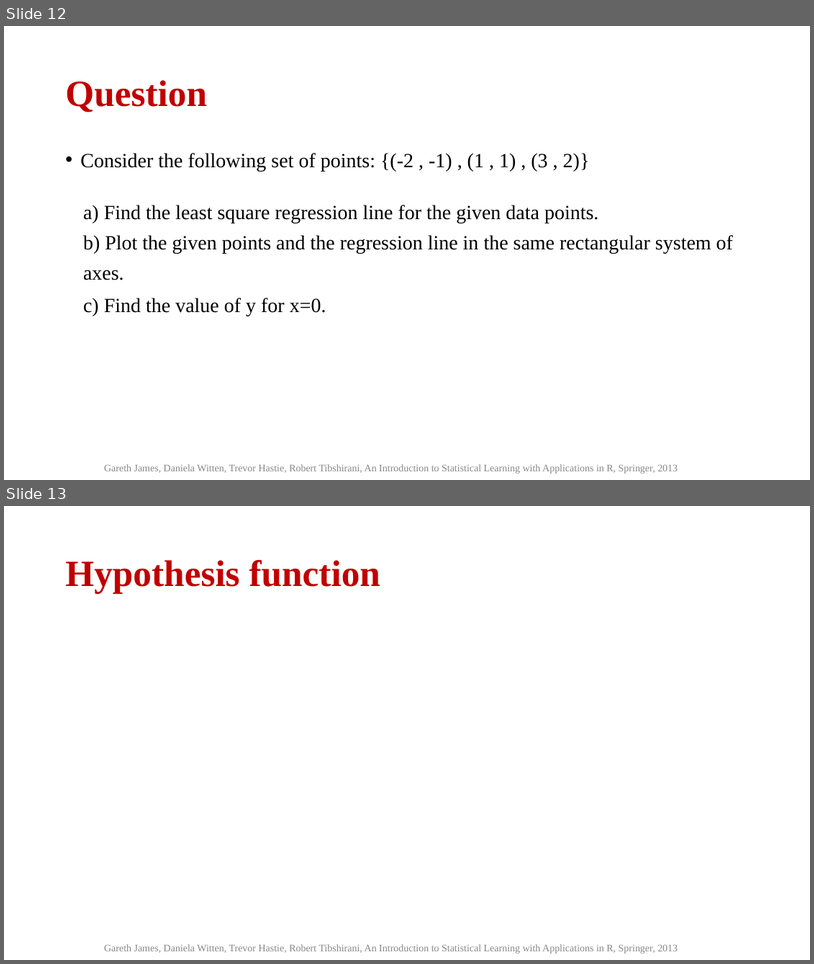
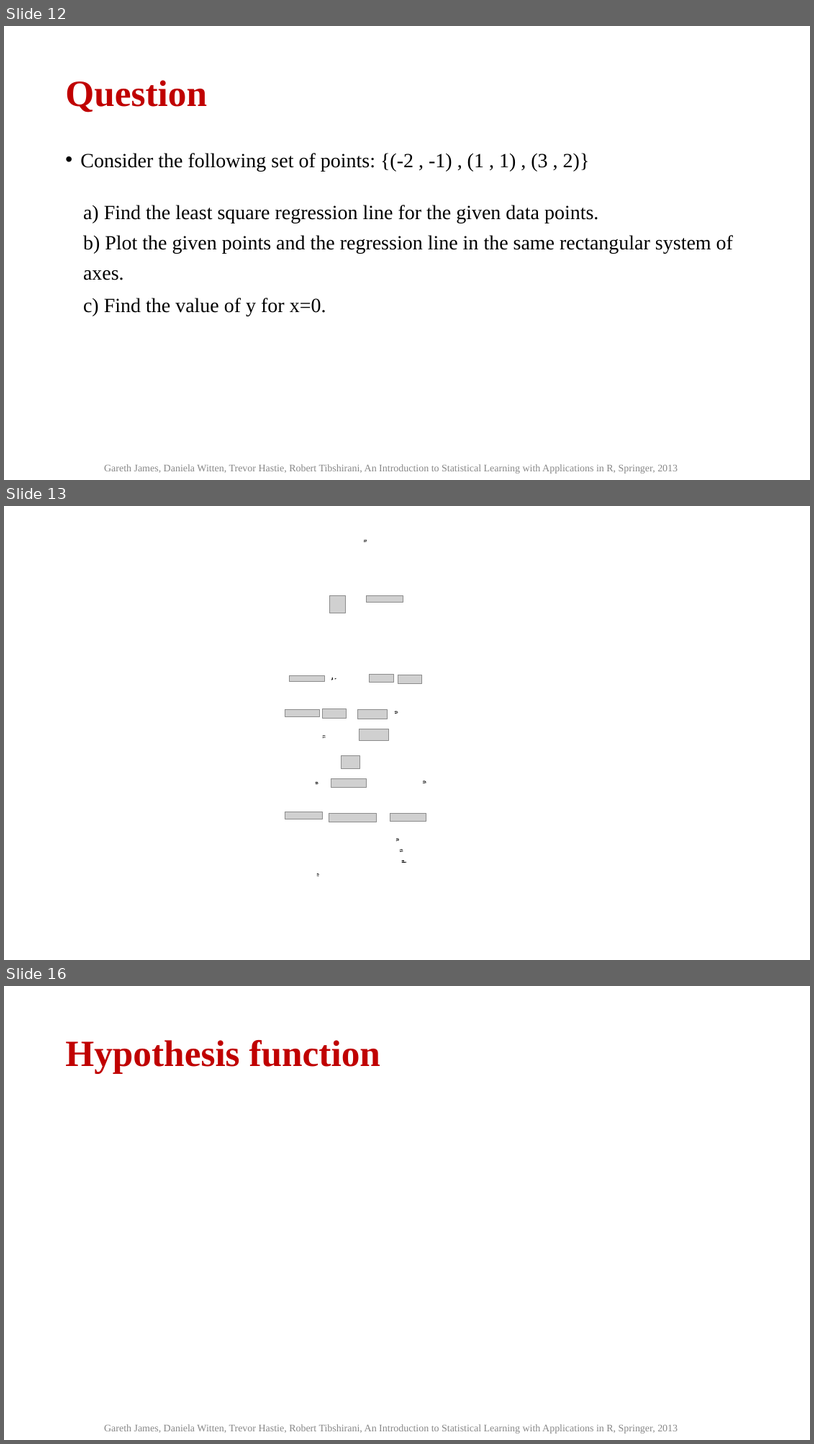
Before and after one commit to skysumitkumar/Du_Mca, a slide deck: 3rd_semester/Data_Science_with_python/PPT/Unit_3/2 Linear Regression.pptx. Shown one above the other, each under a label of ours: slides 12 and 13 before the commit, slides 12, 13 and 16 after it; the slides between them are not shown. The pictures are 814x964 and 814x1444 pixels, drawn with LibreOffice and Linux fonts; fonts in the diff are those of the drawing; grey boxes stand for pictures; background and template pictures are left out. Boxes give left, top, right and bottom in pixels: in the first picture for what was removed or moved away, otherwise in the second. Text is boxed around its words. In the diff, an @@ line names an element or a change of style, - is before the commit and + after.

```diff
--- a/3rd_semester/Data_Science_with_python/PPT/Unit_3/2 Linear Regression.pptx
+++ b/3rd_semester/Data_Science_with_python/PPT/Unit_3/2 Linear Regression.pptx
@@ slide 13 added at [4,506,810,960], background #FFFFFF @@
@@ freeform shape added at [364,540,367,542], fill #000000 @@
@@ picture added at [330,595,346,613] @@
@@ picture added at [367,595,404,602] @@
@@ picture added at [290,676,325,682] @@
@@ freeform shape added at [332,677,337,680], fill #000000 @@
@@ picture added at [369,674,394,682] @@
@@ picture added at [398,674,422,684] @@
@@ picture added at [285,709,319,716] @@
@@ picture added at [323,708,347,718] @@
@@ picture added at [358,710,388,719] @@
@@ freeform shape added at [395,711,398,713], fill #000000 @@
@@ freeform shape added at [323,735,326,738], fill #000000 @@
@@ picture added at [359,728,388,740] @@
@@ picture added at [342,756,360,769] @@
@@ freeform shape added at [316,782,319,784], fill #000000 @@
@@ picture added at [332,778,367,787] @@
@@ freeform shape added at [423,780,427,783], fill #000000 @@
@@ picture added at [286,812,322,819] @@
@@ picture added at [329,813,377,822] @@
@@ picture added at [391,813,426,821] @@
@@ freeform shape added at [396,838,399,841], fill #000000 @@
@@ freeform shape added at [399,849,404,852], fill #000000 @@
@@ freeform shape added at [402,860,407,862], fill #000000 @@
@@ freeform shape added at [316,873,319,875], fill #000000 @@
@@ what was slide 13 is now slide 16 @@
```
Also in this commit, not shown: 4 slides changed, 8 other slides added, 7 other files.
